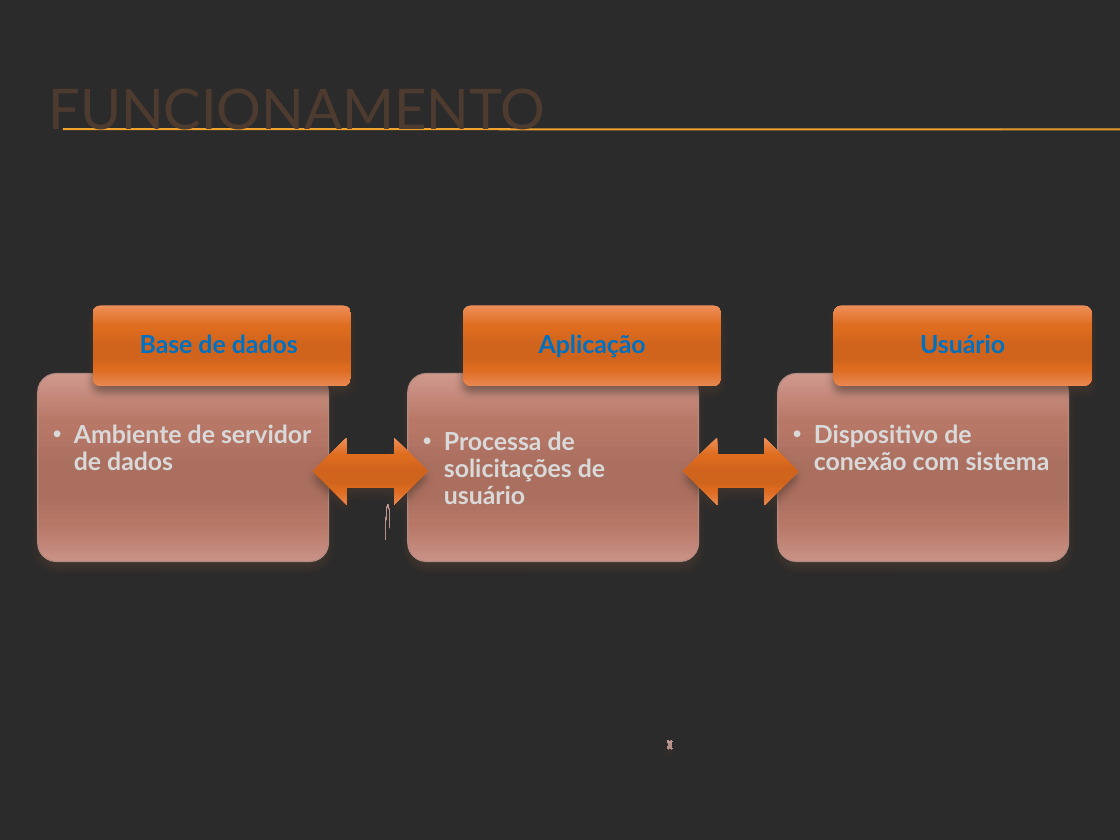
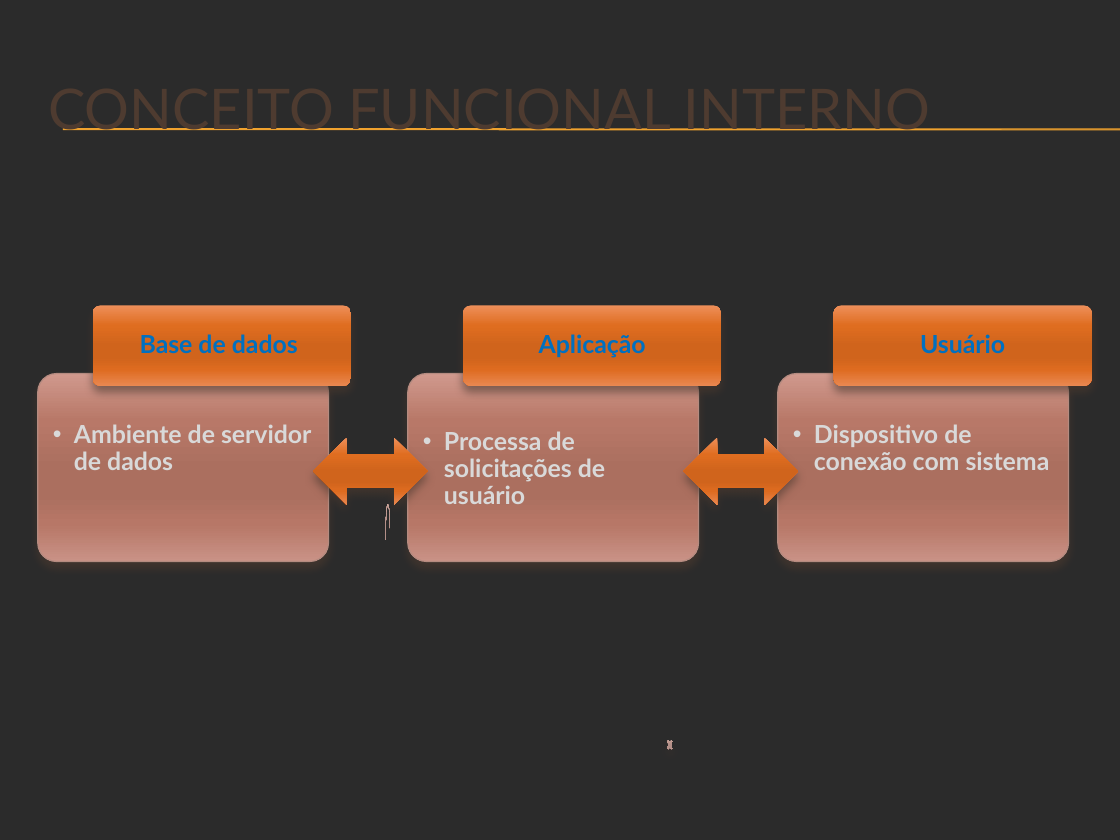
Before and after one commit to Neimarmg/Open_source, a slide deck: slide 5 of SAS/Planejamento/Docs/Apresentação do projeto.pptx (slide 4 before the commit). Drawn at 1120x840 pixels with LibreOffice and Linux fonts; fonts in the diff are those of the drawing; background and template pictures are left out; a plain dark background stands for a picture behind light text. Boxes give left, top, right and bottom in pixels: in the first picture for what was removed or moved away, otherwise in the second. Text is boxed around its words. In the diff, an @@ line names an element or a change of style, - is before the commit and + after.

```diff
--- a/SAS/Planejamento/Docs/Apresentação do projeto.pptx
+++ b/SAS/Planejamento/Docs/Apresentação do projeto.pptx
@@ title at (48, 128, 930, 131): text changed @@
-FUNCIONAMENTO
+CONCEITO FUNCIONAL INTERNO
```
Also in this commit, not shown: 1 other slide changed, 2 slides added, 2 slides removed.
